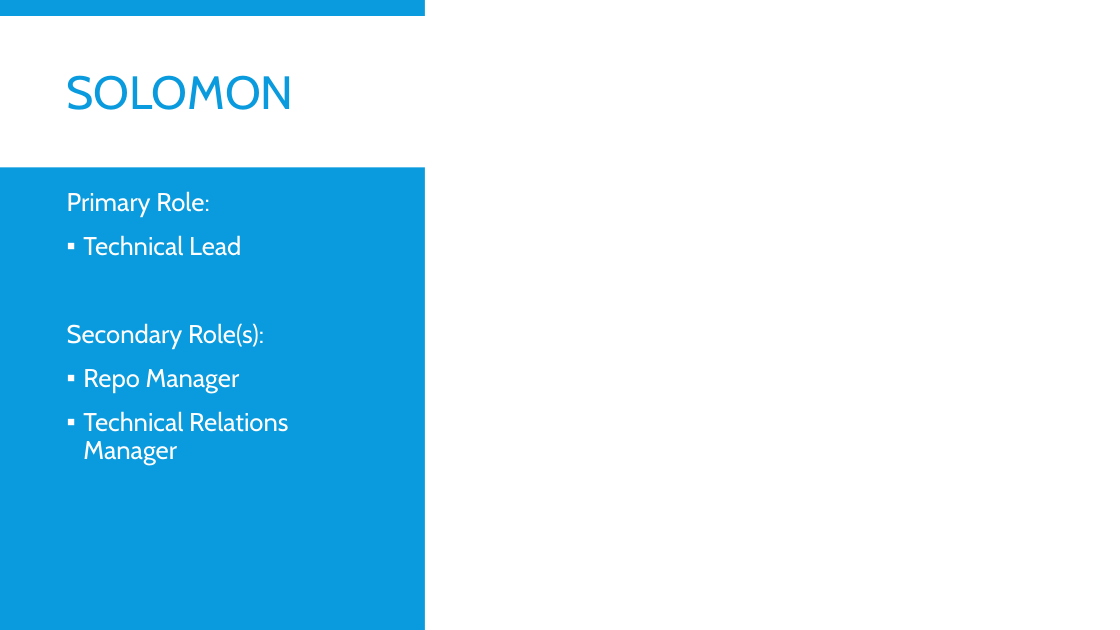
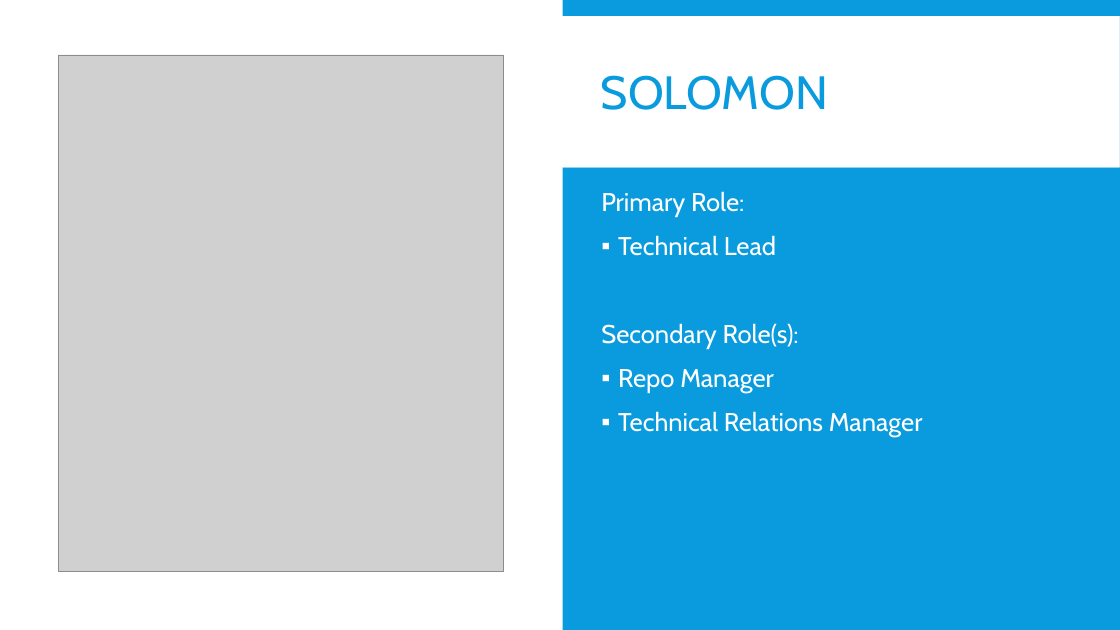
Before and after one commit to bobisapotato/dungeon, a slide deck: slide 6 of Documentation/Team Presentation.pptx. Drawn at 1120x630 pixels with LibreOffice and Linux fonts; fonts in the diff are those of the drawing; grey boxes stand for pictures. Boxes give left, top, right and bottom in pixels: in the first picture for what was removed or moved away, otherwise in the second. Text is boxed around its words. In the diff, an @@ line names an element or a change of style, - is before the commit and + after.

Commit message:
Added jokey mug shot of solomon

```diff
--- a/Documentation/Team Presentation.pptx
+++ b/Documentation/Team Presentation.pptx
@@ rectangle: place and size @@
-rectangle at (425, 0, 1120, 630)
+rectangle at (0, 0, 563, 630)
@@ rectangle added at (563, 16, 1120, 167), fill #FFFFFF at 95% opacity @@
@@ title "SOLOMON": place and size @@
-title "SOLOMON" at (67, 75, 294, 110)
+title "SOLOMON" at (601, 75, 828, 110)
@@ picture added at (58, 55, 504, 571) @@
@@ text "Primary Role:" rewrapped from (67, 191, 288, 464) to (601, 191, 923, 437) @@
```
Also in this commit, not shown: 1 other slide changed.
